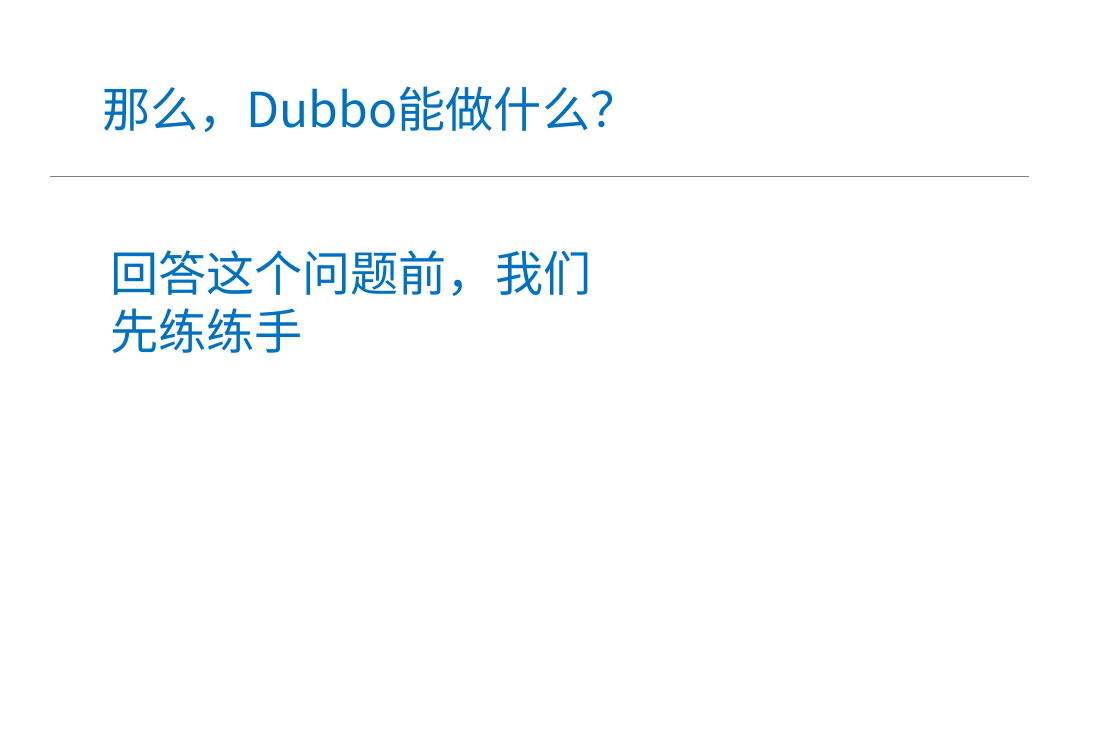
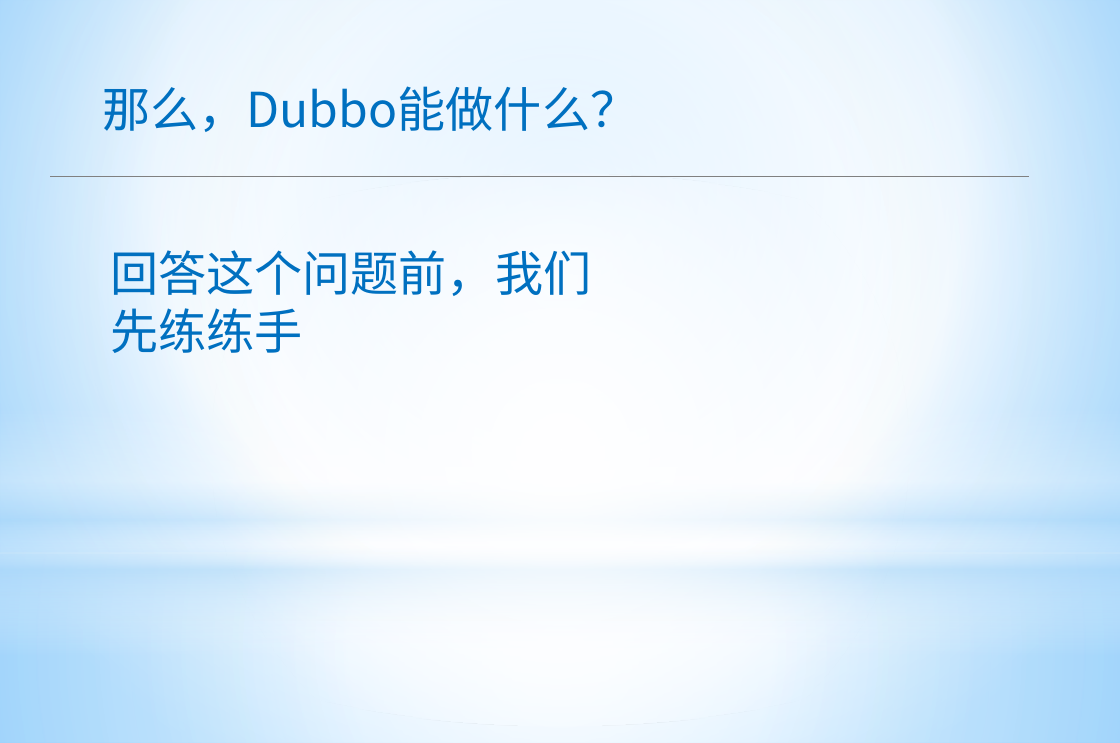
Before and after one commit to apporoad/DesignAndScheme2017, a slide deck: slide 6 of c云服务架构/Saas&Paas架构设计.pptx. Drawn at 1120x743 pixels with LibreOffice and Linux fonts; fonts in the diff are those of the drawing; background and template pictures are left out. Boxes give left, top, right and bottom in pixels: in the first picture for what was removed or moved away, otherwise in the second. Text is boxed around its words. In the diff, an @@ line names an element or a change of style, - is before the commit and + after.

```diff
--- a/c云服务架构/Saas&Paas架构设计.pptx
+++ b/c云服务架构/Saas&Paas架构设计.pptx
@@ rectangle added at (0, 0, 1120, 553), fill gradient #FFFFFF to #B4DCFA @@
@@ ellipse added at (0, 173, 1120, 726), fill gradient #FFFFFF @@
@@ rectangle added at (0, 408, 1120, 655), fill gradient #FFFFFF to #B4DCFA @@
@@ rectangle added at (0, 553, 1120, 743), fill gradient #FFFFFF to #B4DCFA @@
```
Also in this commit, not shown: 9 other slides changed, 3 slides added, 3 slides removed.
